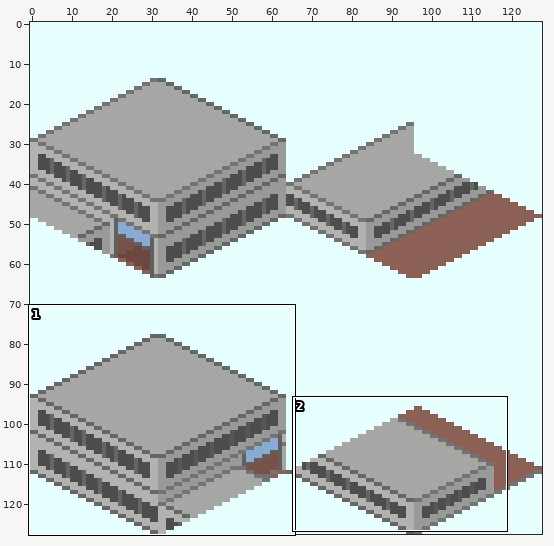
Two states of a sprite sheet, source/png/Subway_Station_Gateway_H2_Source.png. The picture above shows the old version from afar; the outline marks the close-up.
Close-up. Earlier state:
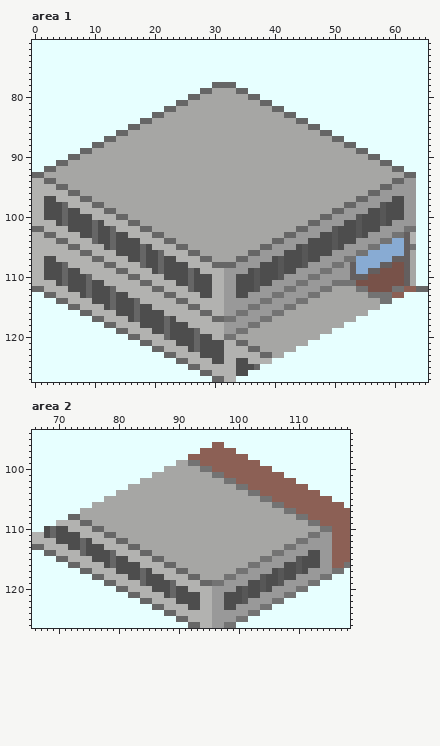
The file is 128x128 pixels. Colours within 5 levels of each other are drawn and written as one. Shown: area 1: x 0..65, y 71..127; area 2: x 66..118, y 94..126.
Now the later version:
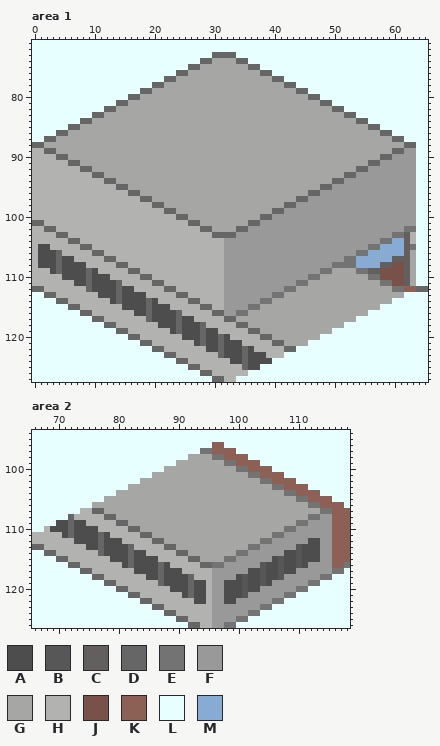
Palette (. is transparent): A #4d4d4d  B #575757  C #645f5f  D #666666  E #737373  F #999999  G #a6a6a4  H #b2b2b0  J #785249  K #8c6055  L #e7ffff  M #88abd3
Diff:
Changed rows in their new state; - is an unchanged pixel.
Area 1:
first column x 0:
 73 ------------------------------DDDD------------------------------
 74 ----------------------------DDGGGGDD----------------------------
 75 --------------------------DDGGGGGGGGDD--------------------------
 76 ------------------------DDGGGGGGGGGGGGDD------------------------
 77 ----------------------DDGGGGGGGGGGGGGGGGDD----------------------
 78 --------------------DDGGGGGGGGGGGGGGGGGGGGDD--------------------
 79 ------------------DDGGGGGGGGGG----GGGGGGGGGGDD------------------
 80 ----------------DDGGGGGGGGGG--------GGGGGGGGGGDD----------------
 81 --------------DDGGGGGGGGGG------------GGGGGGGGGGDD--------------
 82 ------------DDGGGGGGGGGG----------------GGGGGGGGGGDD------------
 83 ----------DDGGGGGGGGGG--------------------GGGGGGGGGGDD----------
 84 --------DDGGGGGGGGGG------------------------GGGGGGGGGGDD--------
 85 ------DDGGGGGGGGGG----------------------------GGGGGGGGGGDD------
 86 ----DDGGGGGGGGGG--------------------------------GGGGGGGGGGDD----
 87 --DDGGGGGGGGGG------------------------------------GGGGGGGGGGDD--
 88 DDGGGGGGGGGG----------------------------------------GGGGGGGGGGDD
 89 HHDDGGGGGG--------------------------------------------GGGGGGDDFF
 90 HHHHDDGG------------------------------------------------GGDDFFFF
 91 HHHHHHDD------------------------------------------------DDFFFFFF
 92 HHHHHHHHDD--------------------------------------------DDFFFFFFFF
 93 HHHHHHHHHHDD----------------------------------------DDFFFFFFFFFF
 94 --HHHHHHHHHHDD------------------------------------DDFFFFFFFFFF--
 95 ----HHHHHHHHHHDD--------------------------------DDFFFFFFFFFF----
 96 ------HHHHHHHHHHDD----------------------------DDFFFFFFFFFF------
 97 --HH----HHHHHHHHHHDD------------------------DDFFFFFFFFFF----FF--
 98 --HHHH----HHHHHHHHHHDD--------------------DDFFFFFFFFFF----FFFF--
 99 --HHHHHH----HHHHHHHHHHDD----------------DDFFFFFFFFFF----FFFFFF--
100 --HHHHHHHH----HHHHHHHHHHDD------------DDFFFFFFFFFF----FFFFFFFF--
101 DD--HHHHHHHH----HHHHHHHHHHDD--------DDFFFFFFFFFF----FFFFFFFF----
102 HHDD--HHHHHHHH----HHHHHHHHHHDD----DDFFFFFFFFFF----FFFFFFFF------
103 --HHDD--HHHHHHHH----HHHHHHHHHHDDDDFFFFFFFFFF----FFFFFFFF--------
104 ----HHDD--HHHHHHHH----HHHHHHHHHHFFFFFFFFFF----FFFFFFFF----------
105 -AA---HHDD--HHHHHHHH----HHHHHHHHFFFFFFFF----FFFFFFFF------------
106 -AAAD---HHDD--HHHHHHHH----HHHHHHFFFFFF----FFFFFFFF--------------
107 -A--DAA---HHDD--HHHHHHHH----HHHHFFFF----FFFFFFFF----------------
108 -A--DAAAA---HHDD--HHHHHHHH----HHFF----FFFFFFFF------EE----------
109 --H-DA--ADA---HHDD--HHHHHHHH--------FFFFFFFF------GGGGEE--------
110 --HHHA----AAA---HHDD--HHHHHHHH----FFFFFFFF------GGGGGGGGEE------
111 ----HHH-----AAD---HHDD--HHHHHH----FFFFFF------GGGGGGGGGGGGEE----
112 ------HHH----ADAA---HHDD--HHHH----FFFF------GGGGGG----GGGGGG----
113 --------HHH--AD-AAA---HHDD--HH----FF------GGGGGG--------GGGGGG--
114 ----------HHHAD--AADA---HHDD------------GGGGGG------------GG----
115 ------------HHH--A-DAAA---HHDD--------GGGGGG--------------------
116 --------------HHHA-D--AAD---HHDD----GGGGGG----------------------
117 ----------------HHHD--A-DAA---HHDDGGGGGG------------------------
118 ------------------HHH-A-D-AAD---HHDDGG--------------------------
119 --------------------HHH-D--ADAA-HHHHDD--------------------------
120 ----------------------HHH--AD-ADAHHHHHDD------------------------
121 ------------------------HHHAD--DAAAHHHHHDD----------------------
122 --------------------------HHH--DAAADAHHHHHDD--------------------
123 ----------------------------HHHDAAADAAAHHH----------------------
124 ------------------------------HH-A-DAAAA------------------------
125 ----------------------------------HD-A--------------------------
126 ----------------------------------HH----------------------------
Area 2:
first column x 68:
 97 --------------------------EE--------------------
 98 ------------------------GGGGEE------------------
 99 ------------------------GGGGGGEE----------------
100 --------------------------GGGGGGEE--------------
101 ----------------------------GGGGGGEE------------
102 ------------------------------GGGGGGEE----------
103 --------------------------------GGGGGGEE--------
104 ----------------------------------GGGGGGEE------
105 ------------------------------------GGGGGGEE----
106 --------------------------------------GGGGGGEE--
107 ------HHDD------------------------------GGGGGGEE
108 -----HHHHHDD------------------------------GGEEFF
109 --AADAAHHHHHDD----------------------------EEFFFF
110 HA--DAAAAHHHHHDD------------------------EEFFFFFF
111 HHH-D-AAADAHHHHHDD--------------------EEFFFFFF--
112 --HHH-A-ADAAAHHHHHDD----------------EEFFFFFFAA--
113 ----HHH--DAAAA-HHHHHDD------------EEFFFFFFBAAA--
114 ------HHHD-AAADAAHHHHHDD--------EEFFFFFFAABA----
115 --------HHHA--DAAAAHHHHHDD----EEFFFFFFABAA------
116 ----------HHH-D-AAADAHHHHHDDEEFFFFFFBAAB----FF--
117 ------------HHH-A-ADAAAHHHHHFFFFFFAABA----FF----
118 --------------HHH--DAAAA-HHHFFFFABAA----FF------
119 ----------------HHHD-AAADAAHFFAAAB----FF--------
120 ------------------HHHA--DAA---AA----FF----------
121 --------------------HHH-D-A-------FF------------
122 ----------------------HHH-A-----FF--------------
123 ------------------------HH----FF----------------
Boxes around the changes in both close-ups, in picture pixels (x1, y1, x2, y2):
changed: (32, 52, 416, 376)
changed: (44, 448, 332, 610)
